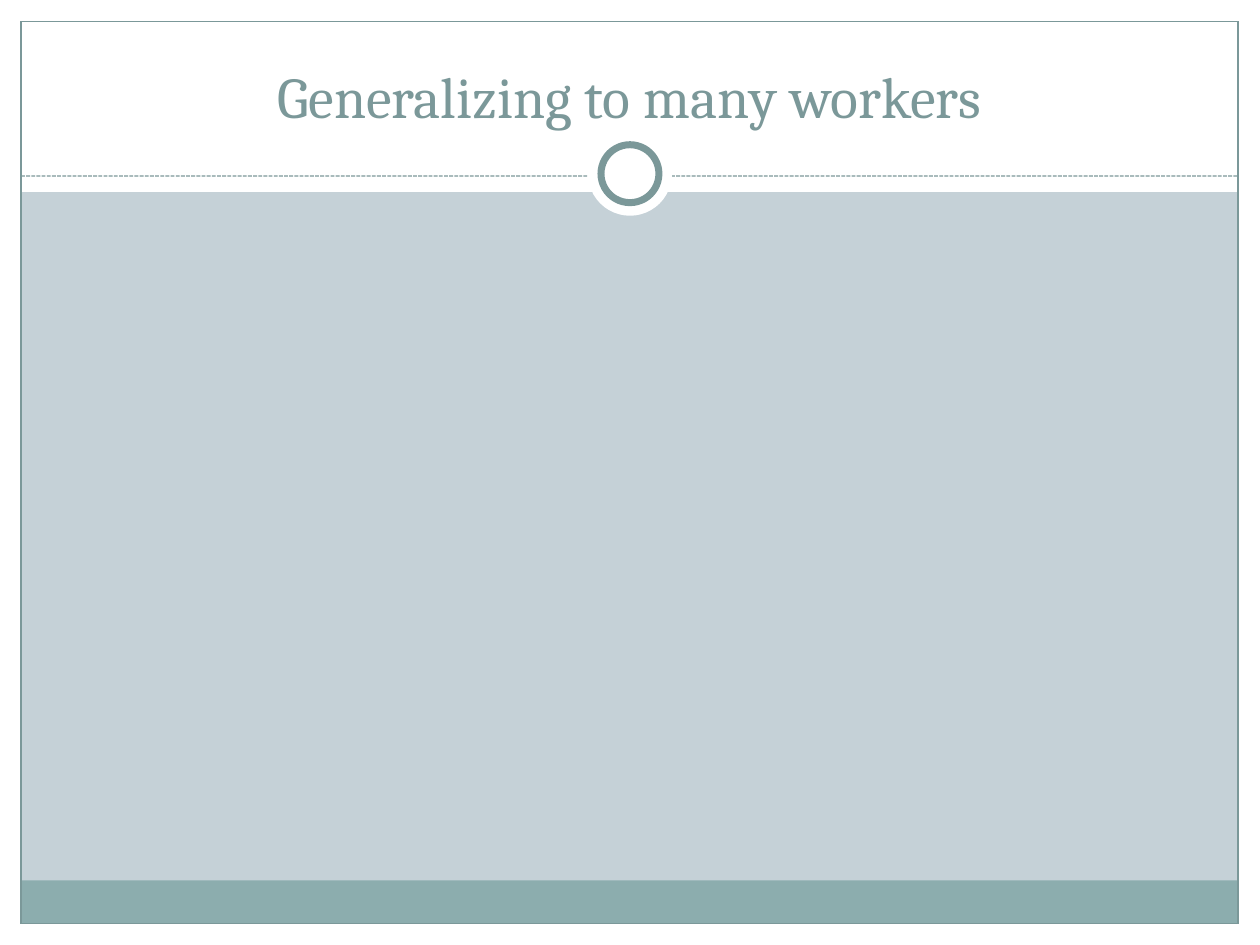
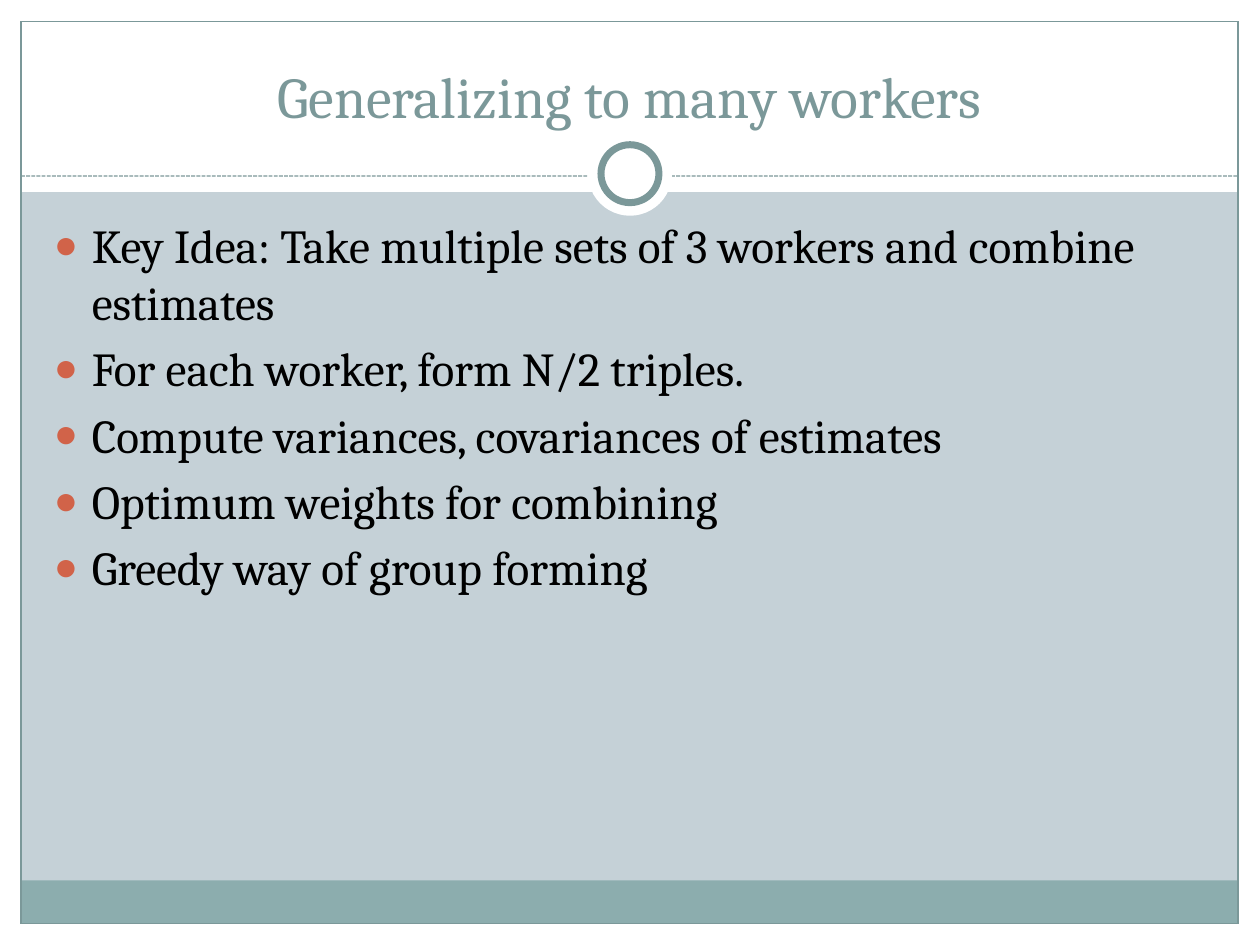
Before and after one commit to brahmaneya/WorkerEvaluationGeneral, a slide deck: slide 7 of Presentation/WorkerEval.pptx (slide 4 before the commit). Drawn at 1260x945 pixels with LibreOffice and Linux fonts; fonts in the diff are those of the drawing. Boxes give left, top, right and bottom in pixels: in the first picture for what was removed or moved away, otherwise in the second. Text is boxed around its words. In the diff, an @@ line names an element or a change of style, - is before the commit and + after.

```diff
--- a/Presentation/WorkerEval.pptx
+++ b/Presentation/WorkerEval.pptx
@@ text added at [92, 229, 1135, 595], 27 pt, text #000000 @@
+● Key Idea: Take multiple sets of 3 workers and combine estimates
+● For each worker, form N/2 triples.
+● Compute variances, covariances of estimates
+● Optimum weights for combining
+● Greedy way of group forming
```
Also in this commit, not shown: 3 other slides changed, 4 slides added, 1 slide removed.
